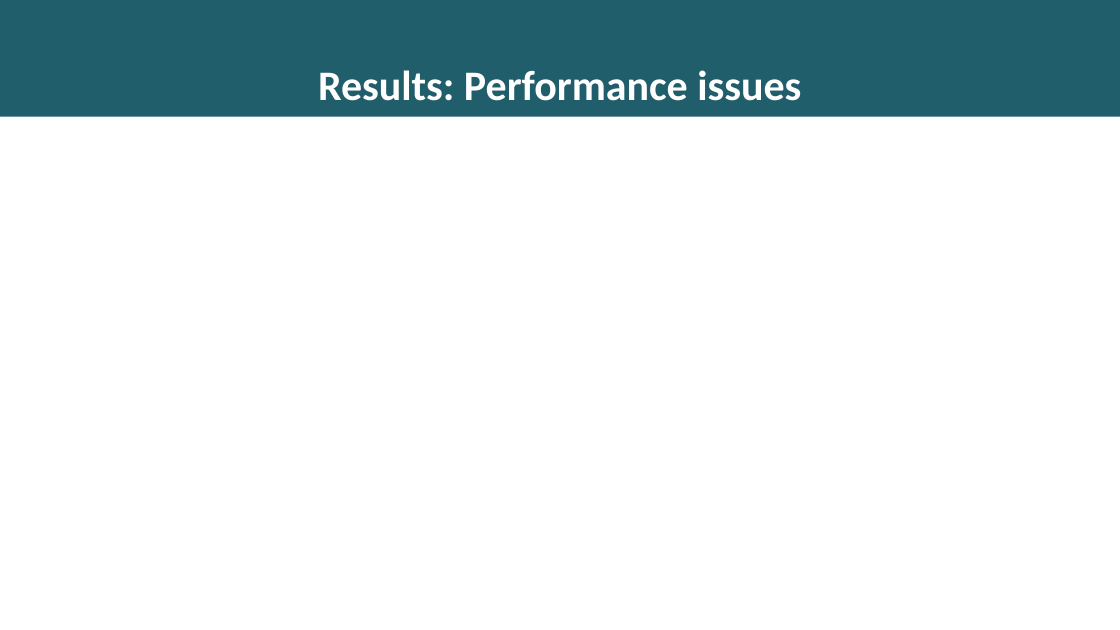
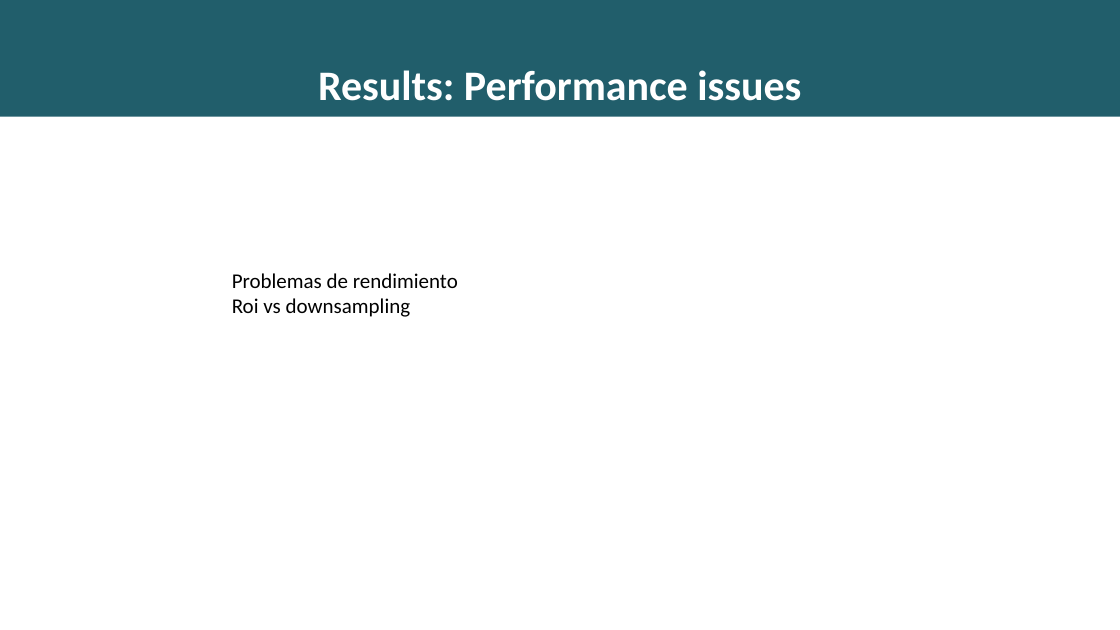
Before and after one commit to richardseba/TFG-Docs, a slide deck: slide 14 of Entregables/Presentacion.pptx (slide 8 before the commit). Drawn at 1120x630 pixels with LibreOffice and Linux fonts; fonts in the diff are those of the drawing. Boxes give left, top, right and bottom in pixels: in the first picture for what was removed or moved away, otherwise in the second. Text is boxed around its words. In the diff, an @@ line names an element or a change of style, - is before the commit and + after.

```diff
--- a/Entregables/Presentacion.pptx
+++ b/Entregables/Presentacion.pptx
@@ text added at box(232, 273, 458, 317), 18 pt, text #000000 @@
+Problemas de rendimiento
+Roi vs downsampling
```
Also in this commit, not shown: 7 other slides changed, 12 slides added, 3 slides removed, 9 other files.
